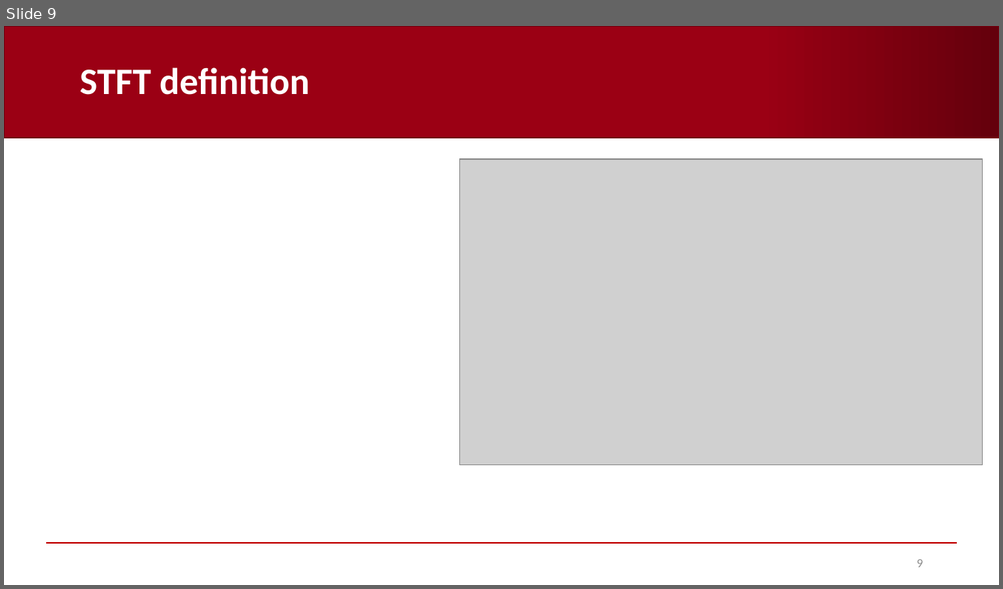
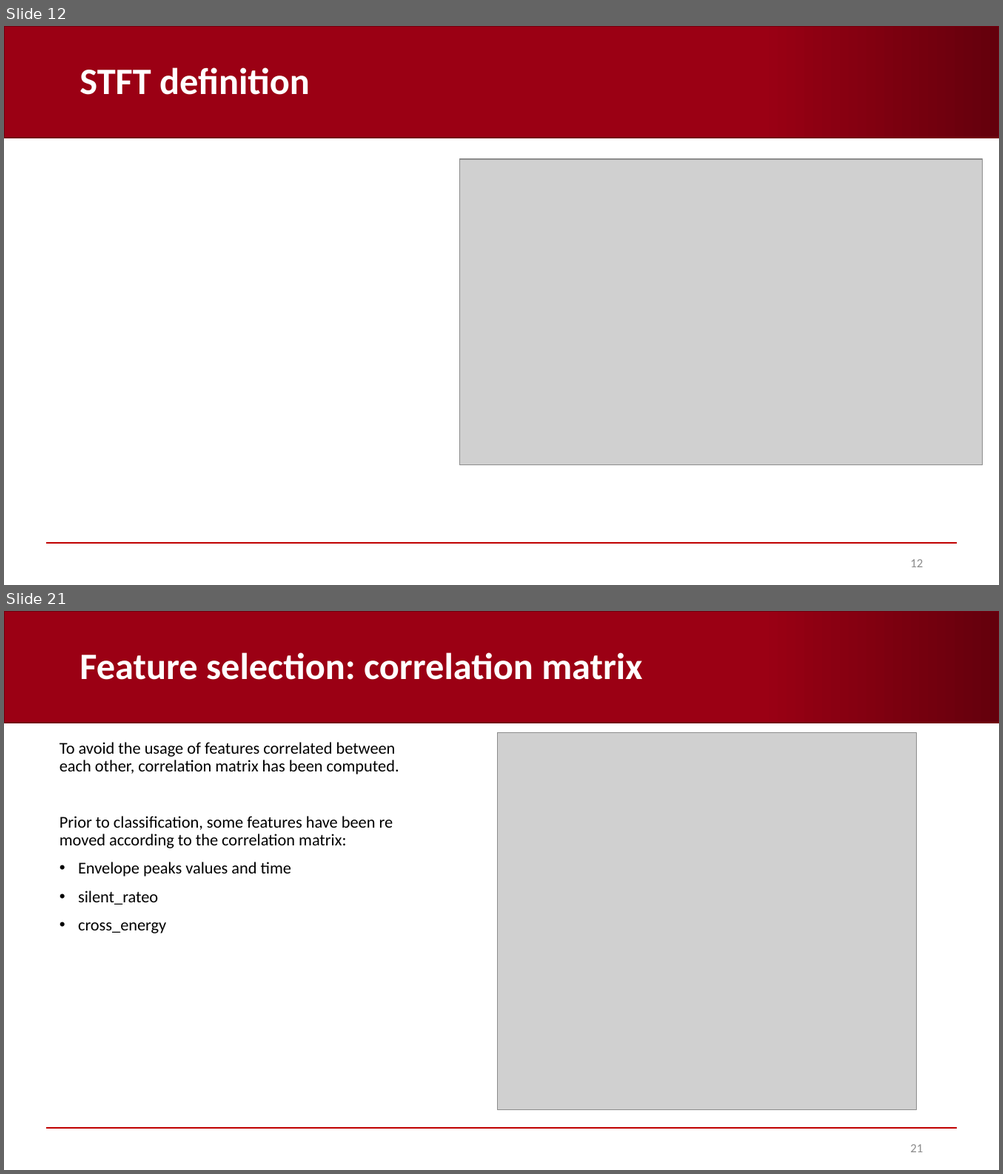
Before and after one commit to AndreaCorrado00/Tesi_magistrale_Corrado_Andrea, a slide deck: Documentation/9. Features and classification results V2.pptx. Shown one above the other, each under a label of ours: slide 9 before the commit, slides 12 and 21 after it; the slides between them are not shown. The pictures are 1003x589 and 1003x1174 pixels, drawn with LibreOffice and Linux fonts; fonts in the diff are those of the drawing; grey boxes stand for pictures; background and template pictures are left out. Boxes give left, top, right and bottom in pixels: in the first picture for what was removed or moved away, otherwise in the second. Text is boxed around its words. In the diff, an @@ line names an element or a change of style, - is before the commit and + after.

```diff
--- a/Documentation/9. Features and classification results V2.pptx
+++ b/Documentation/9. Features and classification results V2.pptx
@@ slide 21 added at box(4, 611, 999, 1170), background #FFFFFF; not listed: 2 template elements that a slide beside it also shows @@
@@ title added at box(79, 652, 642, 680), 36 pt, text #FFFFFF, bold @@
+Feature selection: correlation matrix
@@ text added at box(60, 742, 399, 934), 16 pt, text #000000 @@
+To avoid the usage of features correlated between each other, correlation matrix has been computed.
+Prior to classification, some features have been re moved according to the correlation matrix:
+• Envelope peaks values and time
+• silent_rateo
+• cross_energy
@@ picture added at box(497, 732, 916, 1111) @@
@@ page number added at box(910, 1145, 922, 1153), 12 pt, text #8C8C8C @@
+21
@@ what was slide 9 is now slide 12 @@
@@ page number at box(910, 560, 922, 568): text changed @@
-9
+12
```
Also in this commit, not shown: 3 slides changed, 18 other slides added, 1 other file.
